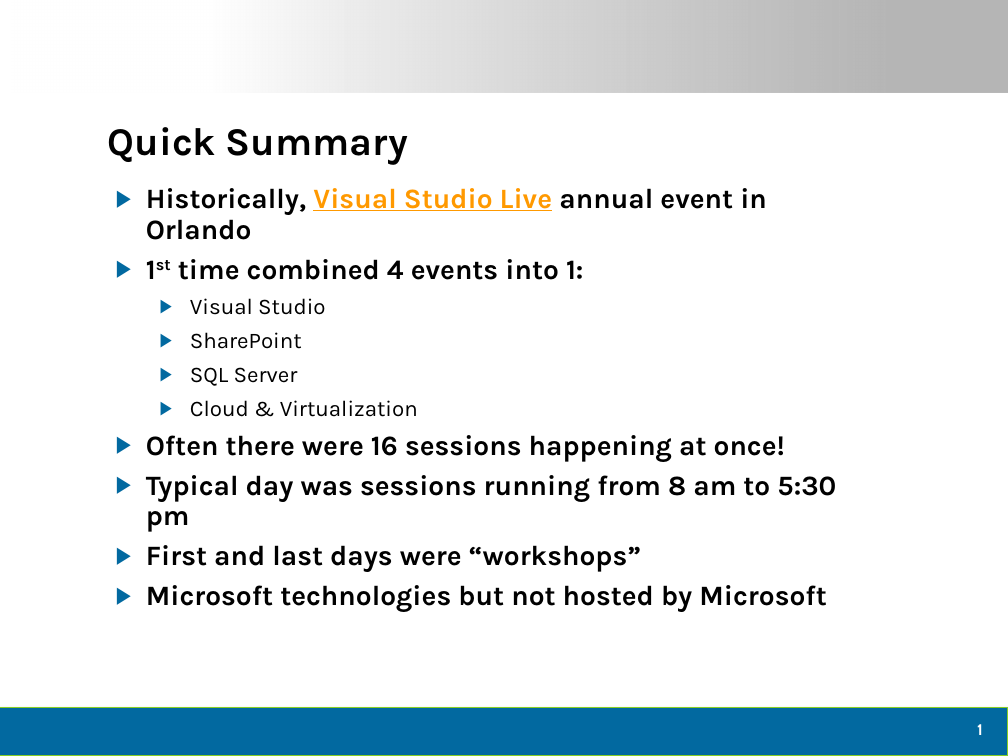
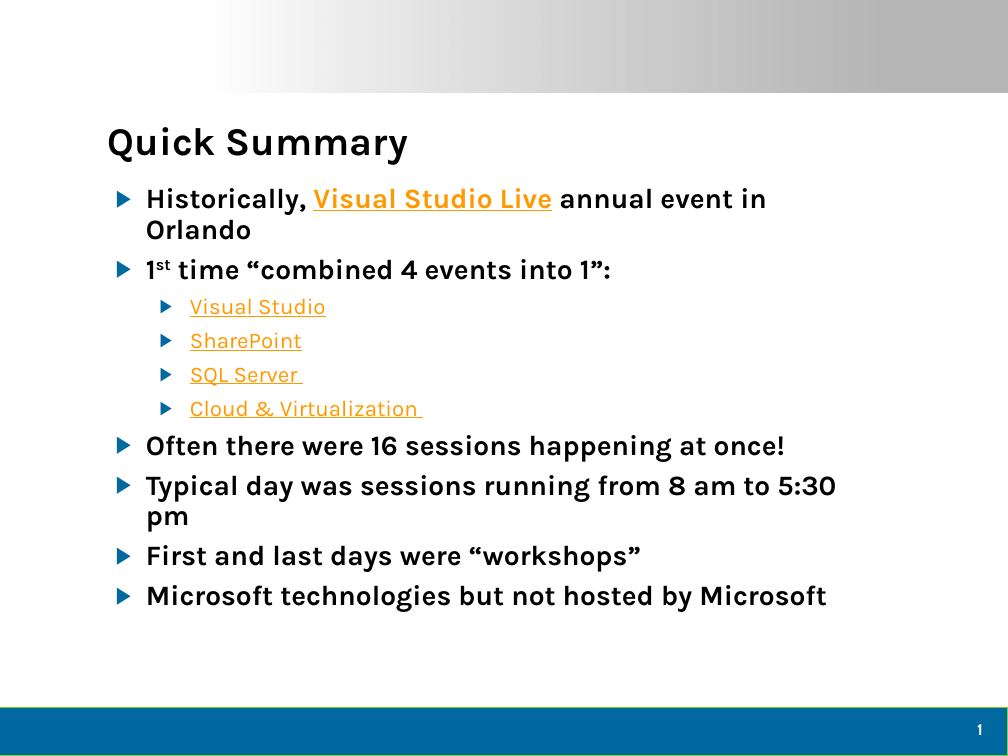
Before and after one commit to dtomyn/HTML5Demo1, a slide deck: slide 2 of Docs/2012 - Live360 Event Review (NEWER).pptx. Drawn at 1008x756 pixels with LibreOffice and Linux fonts; fonts in the diff are those of the drawing; background and template pictures are left out. Boxes give left, top, right and bottom in pixels: in the first picture for what was removed or moved away, otherwise in the second. Text is boxed around its words. In the diff, an @@ line names an element or a change of style, - is before the commit and + after.

```diff
--- a/Docs/2012 - Live360 Event Review (NEWER).pptx
+++ b/Docs/2012 - Live360 Event Review (NEWER).pptx
@@ text at (x1=178, y1=259, x2=611, y2=280): text changed @@
-▶ 1st time combined 4 events into 1:
+▶ 1st time “combined 4 events into 1”:
@@ text at (x1=190, y1=298, x2=418, y2=418): text colour #000000 to #FF9900, underline on in "Visual Studio", "SharePoint", "SQL Server", "Cloud & Virtualization" @@
```
Also in this commit, not shown: 12 other slides changed, 2 slides added, 3 other files.
